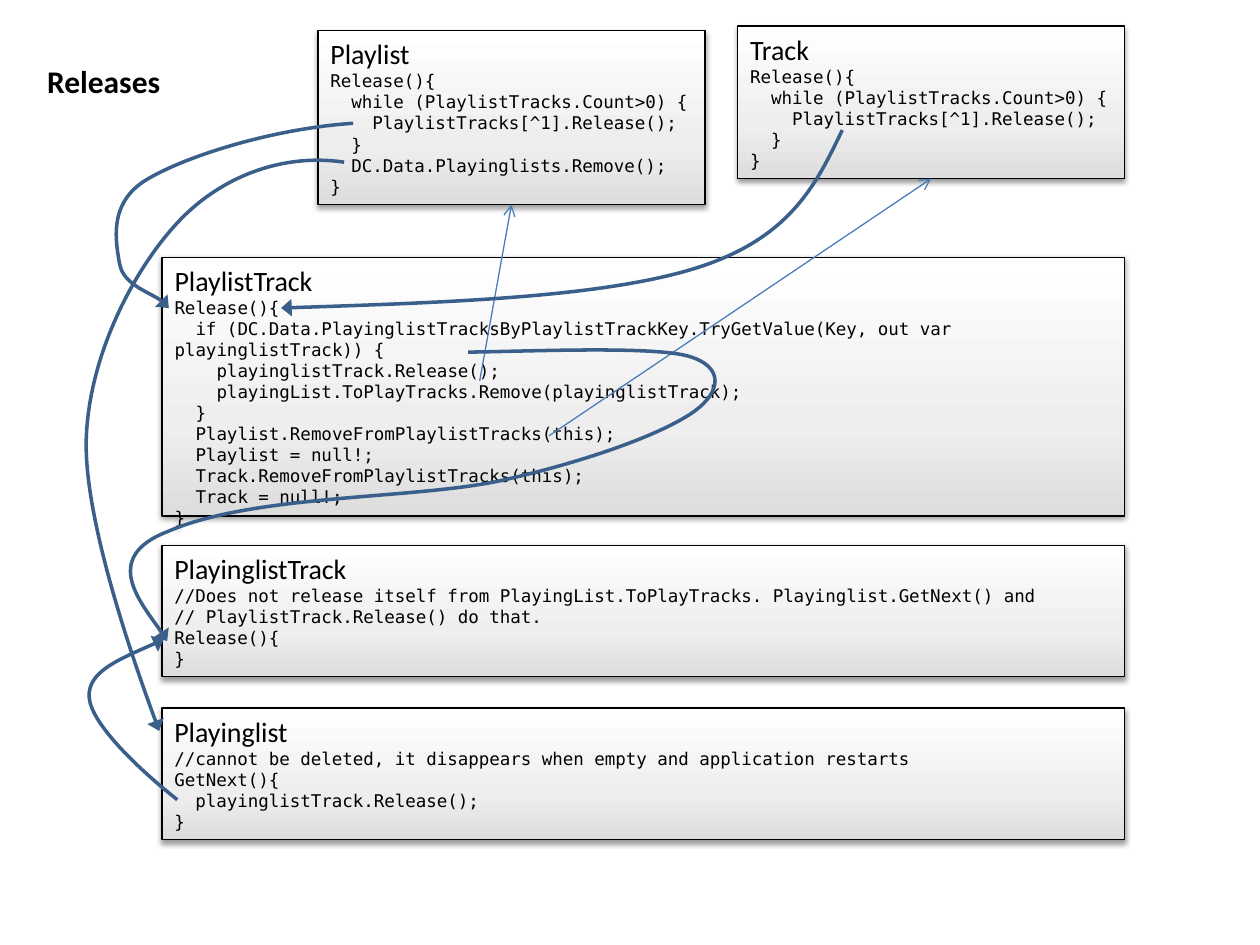
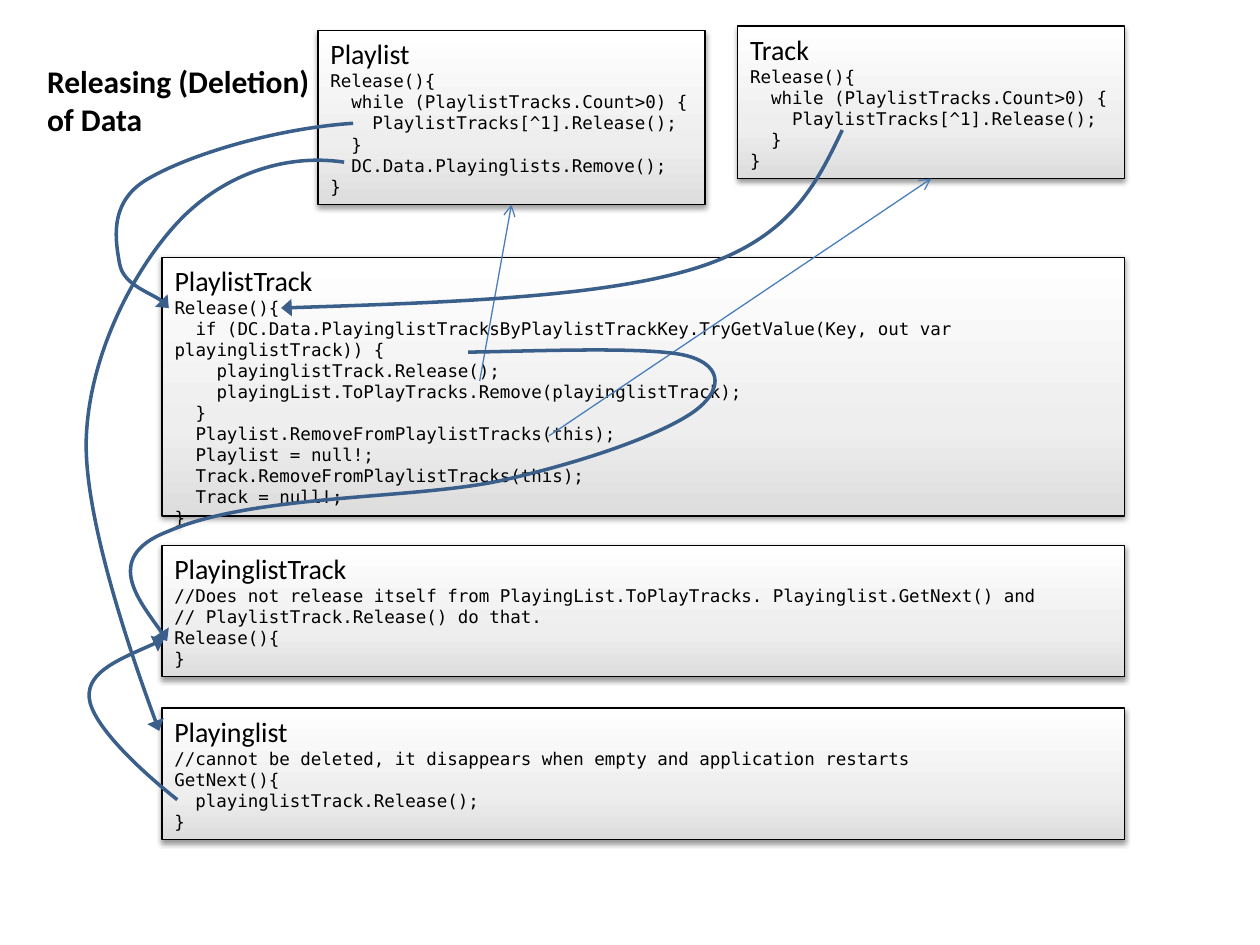
Before and after one commit to PeterHuberSg/MusicPlayer, a slide deck: slide 5 of Design.pptx (slide 7 before the commit). Drawn at 1260x945 pixels with LibreOffice and Linux fonts; fonts in the diff are those of the drawing. Boxes give left, top, right and bottom in pixels: in the first picture for what was removed or moved away, otherwise in the second. Text is boxed around its words. In the diff, an @@ line names an element or a change of style, - is before the commit and + after.

```diff
--- a/Design.pptx
+++ b/Design.pptx
@@ text at (x1=47, y1=70, x2=309, y2=132): text changed @@
-Releases
+Releasing (Deletion)
+of Data
```
Also in this commit, not shown: 1 other slide changed, 3 slides added, 16 other files.
